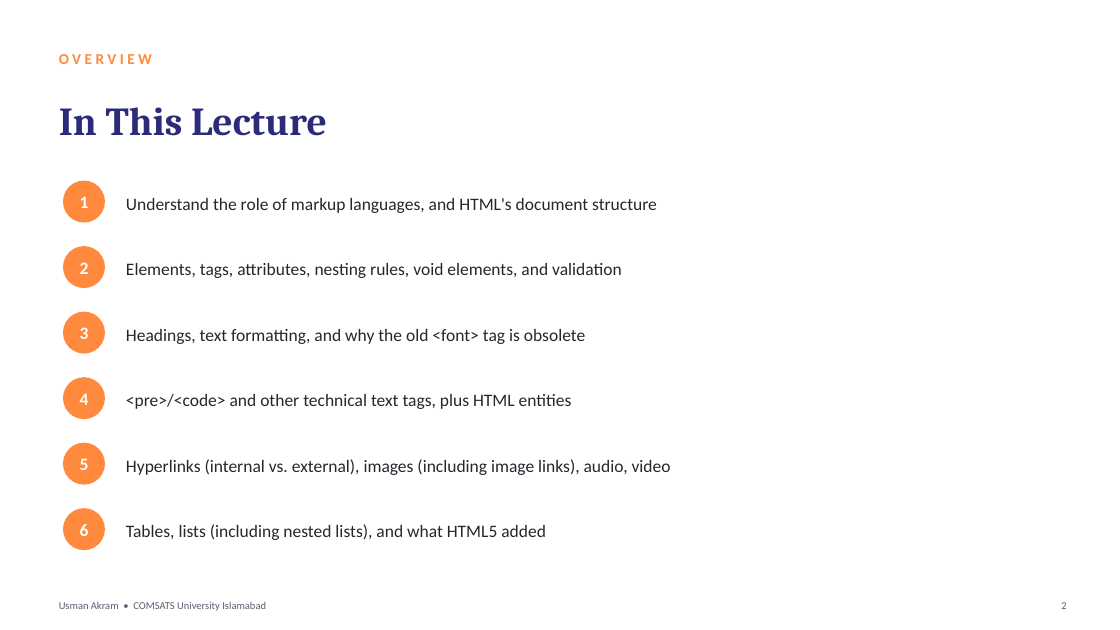
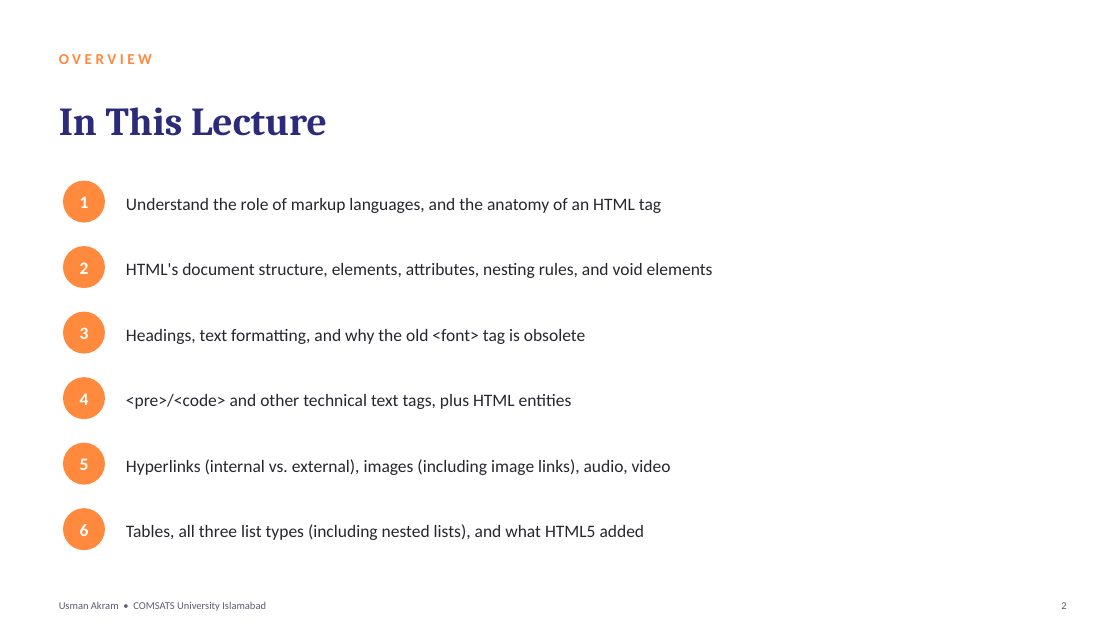
Before and after one commit to mua22/mern-web-book, a slide deck: slide 2 of slides/CSC336-Lecture-03-HTML-and-HTML5-Fundamentals.pptx. Drawn at 1120x630 pixels with LibreOffice and Linux fonts; fonts in the diff are those of the drawing. Boxes give left, top, right and bottom in pixels: in the first picture for what was removed or moved away, otherwise in the second. Text is boxed around its words. In the diff, an @@ line names an element or a change of style, - is before the commit and + after.

```diff
--- a/slides/CSC336-Lecture-03-HTML-and-HTML5-Fundamentals.pptx
+++ b/slides/CSC336-Lecture-03-HTML-and-HTML5-Fundamentals.pptx
@@ text at [126, 198, 661, 213]: text changed @@
-Understand the role of markup languages, and HTML's document structure
+Understand the role of markup languages, and the anatomy of an HTML tag
@@ text at [126, 263, 713, 278]: text changed @@
-Elements, tags, attributes, nesting rules, void elements, and validation
+HTML's document structure, elements, attributes, nesting rules, and void elements
@@ text at [126, 524, 645, 540]: text changed @@
-Tables, lists (including nested lists), and what HTML5 added
+Tables, all three list types (including nested lists), and what HTML5 added
```
Also in this commit, not shown: 15 other slides changed, 14 slides added, 9 slides removed, 8 other files.
